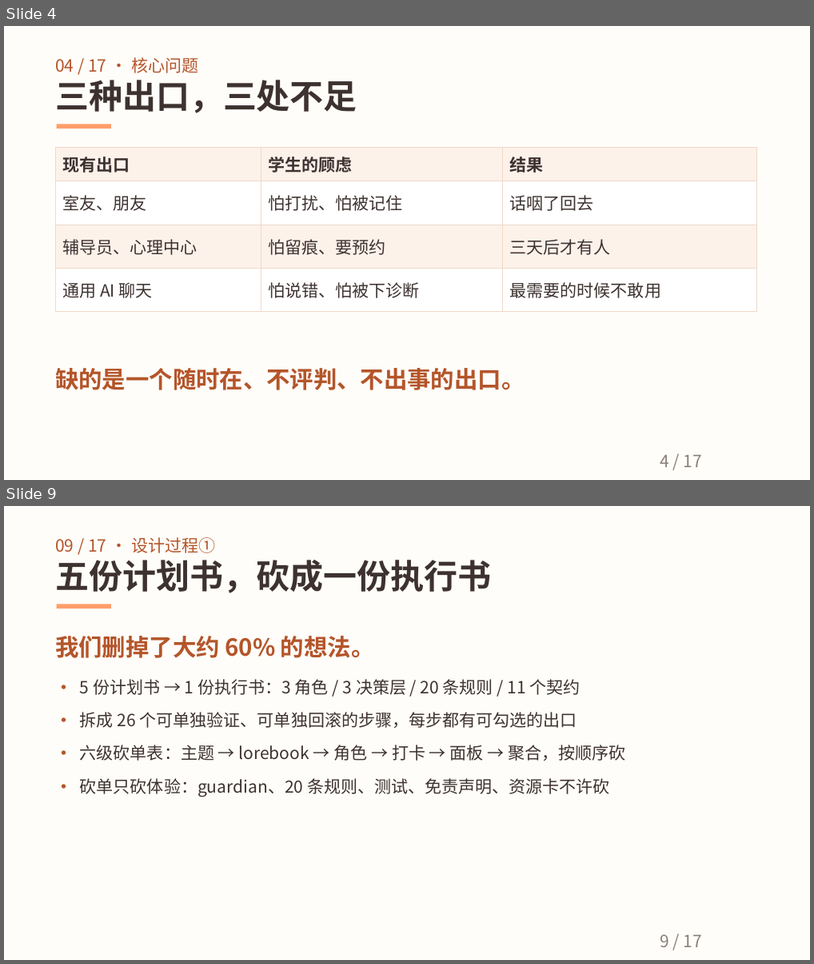
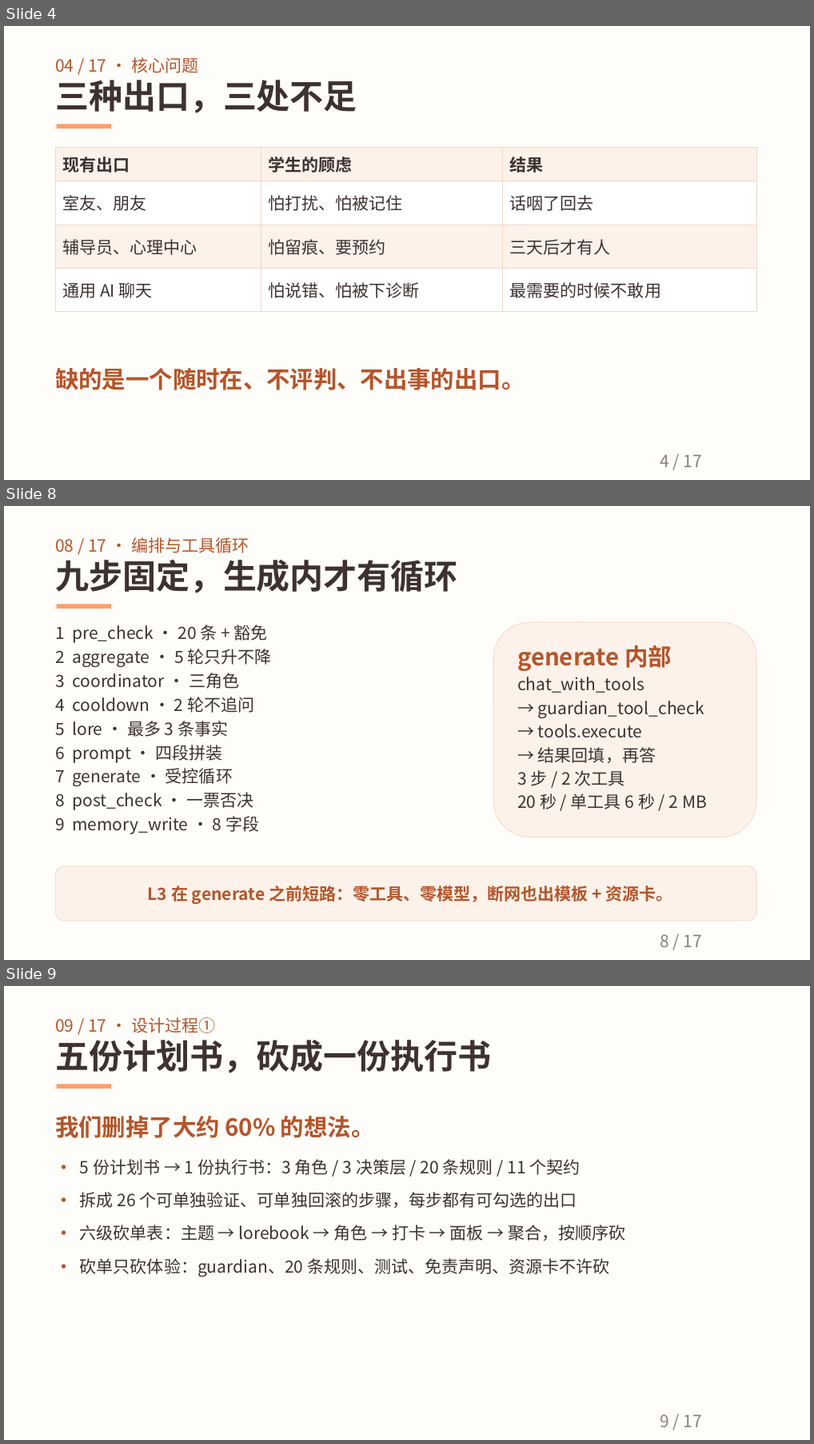
Before and after one commit to nanxiangzizui/xinyu, a slide deck: docs/02_项目方案.pptx. Shown one above the other, each under a label of ours: slides 4 and 9 before the commit, slides 4, 8 and 9 after it; the slides between them are not shown. The pictures are 814x964 and 814x1444 pixels, drawn with LibreOffice and Linux fonts; fonts in the diff are those of the drawing. Boxes give left, top, right and bottom in pixels: in the first picture for what was removed or moved away, otherwise in the second. Text is boxed around its words. In the diff, an @@ line names an element or a change of style, - is before the commit and + after.

Commit message:
docs(p6): 回填 v2 材料、证据与提交包

```diff
--- a/docs/02_项目方案.pptx
+++ b/docs/02_项目方案.pptx
@@ slide 8 added at [4, 506, 810, 960], background #FFFDF9 @@
@@ text added at [55, 537, 249, 553], 20 pt, text #B4552A @@
+08 / 17 · 编排与工具循环
@@ text added at [55, 560, 458, 593], 40 pt, text #3D3230, bold @@
+九步固定，生成内才有循环
@@ text added at [55, 624, 271, 834], 20 pt, text #3D3230 @@
+1 pre_check · 20 条 + 豁免
+2 aggregate · 5 轮只升不降
+3 coordinator · 三角色
+4 cooldown · 2 轮不追问
+5 lore · 最多 3 条事实
+6 prompt · 四段拼装
+7 generate · 受控循环
+8 post_check · 一票否决
+9 memory_write · 8 字段
@@ rectangle added at [57, 604, 111, 608], fill #FF9E6B @@
@@ rounded rectangle added at [494, 622, 757, 837], fill #FDF2EA, outline #F0D8C8 0.75 pt, 20 pt, text #3D3230 @@
+generate 内部
+chat_with_tools
+→ guardian_tool_check
+→ tools.execute
+→ 结果回填，再答
+3 步 / 2 次工具
+20 秒 / 单工具 6 秒 / 2 MB
@@ rounded rectangle added at [55, 866, 757, 920], fill #FDF2EA, outline #F0D8C8 0.75 pt, 20 pt, text #B4552A, bold @@
+L3 在 generate 之前短路：零工具、零模型，断网也出模板 + 资源卡。
@@ text added at [660, 934, 702, 947], 20 pt, text #8A7F78 @@
+8 / 17
```
Also in this commit, not shown: 10 slides changed, 1 other slide added, 2 slides removed, 51 other files.
